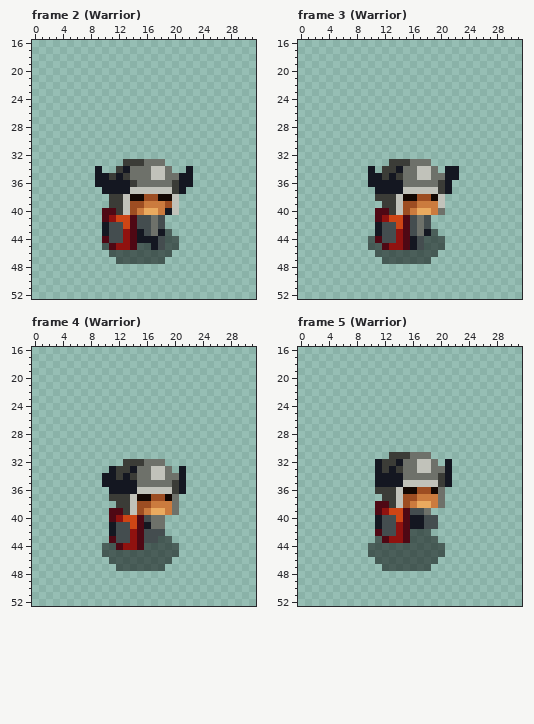
Two states of a pixel-art file, Untitled/Enemies/Undead/Skeletons.aseprite. Above: the version before the commit.
99x53 pixels, 17 frames. Shown: frame 2 (Warrior): x 0..31, y 16..52; frame 3 (Warrior): x 0..31, y 16..52; frame 4 (Warrior): x 0..31, y 16..52; frame 5 (Warrior): x 0..31, y 16..52. The commit also changed other frames, which this record leaves out.
New version:
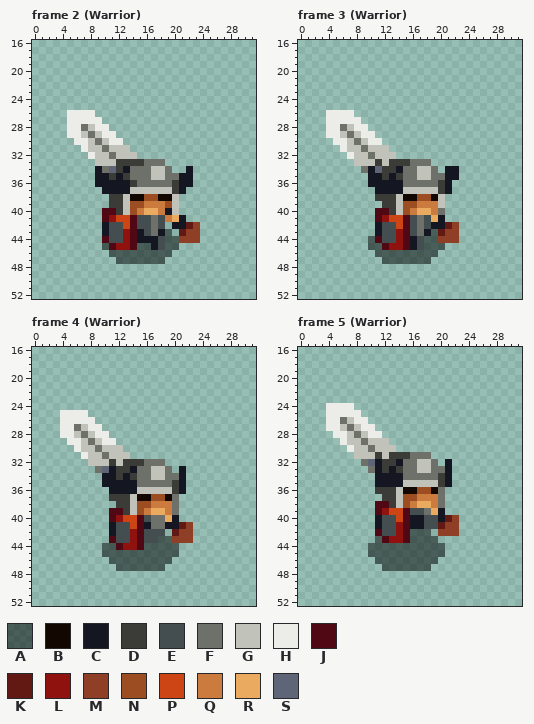
Palette (. is transparent): A #00000080  B #130702  C #141721  D #3b3c37  E #444d4f  F #6e716a  G #c1c2ba  H #ecece9  J #4f0814  K #621913  L #90120f  M #8f3f25  N #9d4d22  P #ce4515  Q #cb7b3e  R #eaaa5f  S #5e6576
Edits made:
{"change": "layer \"Weapon\" now shown"}
{"where": "frame 2 (Warrior), layer \"Weapon\""}
{"frame":2,"y":26,"x":5,"old":"....","new":"HHHH"}
{"frame":2,"y":27,"x":5,"old":".....","new":"HHHHH"}
{"frame":2,"y":28,"x":5,"old":"......","new":"HHFGHH"}
{"frame":2,"y":29,"x":5,"old":".......","new":"HHGFGHH"}
{"frame":2,"y":30,"x":6,"old":".......","new":"HHGFGHH"}
{"frame":2,"y":31,"x":7,"old":".......","new":"HGGFGGG"}
{"frame":2,"y":32,"x":8,"old":".......","new":"HGGFGGG"}
{"frame":2,"y":33,"x":9,"old":"....","new":"GGGD"}
{"frame":2,"y":34,"x":10,"old":"..","new":"FS"}
{"frame":2,"y":41,"x":19,"old":"...","new":"QRC"}
{"frame":2,"y":42,"x":20,"old":"....","new":"CCKM"}
{"frame":2,"y":43,"x":21,"old":"...","new":"KMM"}
{"frame":2,"y":44,"x":21,"old":"...","new":"MMM"}
{"where": "frame 3 (Warrior), layer \"Weapon\""}
{"frame":3,"y":26,"x":4,"old":"....","new":"HHHH"}
{"frame":3,"y":27,"x":4,"old":".....","new":"HHHHH"}
{"frame":3,"y":28,"x":4,"old":"......","new":"HHFGHH"}
{"frame":3,"y":29,"x":4,"old":".......","new":"HHGFGHH"}
{"frame":3,"y":30,"x":5,"old":".......","new":"HHGFGHH"}
{"frame":3,"y":31,"x":6,"old":".......","new":"HGGFGGG"}
{"frame":3,"y":32,"x":7,"old":".......","new":"HGGFGGG"}
{"frame":3,"y":33,"x":8,"old":".....","new":"GGGDG"}
{"frame":3,"y":34,"x":9,"old":".","new":"F"}
{"frame":3,"y":34,"x":11,"old":".","new":"S"}
{"frame":3,"y":41,"x":19,"old":"..","new":"RC"}
{"frame":3,"y":42,"x":19,"old":"....","new":"CCKM"}
{"frame":3,"y":43,"x":20,"old":"...","new":"KMM"}
{"frame":3,"y":44,"x":20,"old":"A..","new":"MMM"}
{"where": "frame 4 (Warrior), layer \"Weapon\""}
{"frame":4,"y":25,"x":4,"old":"....","new":"HHHH"}
{"frame":4,"y":26,"x":4,"old":".....","new":"HHHHH"}
{"frame":4,"y":27,"x":4,"old":"......","new":"HHFGHH"}
{"frame":4,"y":28,"x":4,"old":".......","new":"HHGFGHH"}
{"frame":4,"y":29,"x":5,"old":".......","new":"HHGFGHH"}
{"frame":4,"y":30,"x":6,"old":".......","new":"HGGFGGG"}
{"frame":4,"y":31,"x":7,"old":".......","new":"HGGFGGG"}
{"frame":4,"y":32,"x":8,"old":".....","new":"GGGDG"}
{"frame":4,"y":33,"x":9,"old":"..","new":"FS"}
{"frame":4,"y":40,"x":19,"old":"..","new":"RC"}
{"frame":4,"y":41,"x":19,"old":"....","new":"CCKM"}
{"frame":4,"y":42,"x":20,"old":"...","new":"KMM"}
{"frame":4,"y":43,"x":20,"old":"...","new":"MMM"}
{"where": "frame 5 (Warrior), layer \"Weapon\""}
{"frame":5,"y":24,"x":4,"old":"....","new":"HHHH"}
{"frame":5,"y":25,"x":4,"old":".....","new":"HHHHH"}
{"frame":5,"y":26,"x":4,"old":"......","new":"HHFGHH"}
{"frame":5,"y":27,"x":4,"old":".......","new":"HHGFGHH"}
{"frame":5,"y":28,"x":5,"old":".......","new":"HHGFGHH"}
{"frame":5,"y":29,"x":6,"old":".......","new":"HGGFGGG"}
{"frame":5,"y":30,"x":7,"old":".......","new":"HGGFGGG"}
{"frame":5,"y":31,"x":8,"old":".....","new":"GGGDG"}
{"frame":5,"y":32,"x":9,"old":"..","new":"FS"}
{"frame":5,"y":33,"x":10,"old":".","new":"F"}
{"frame":5,"y":39,"x":19,"old":"..","new":"RC"}
{"frame":5,"y":40,"x":20,"old":"...","new":"CKM"}
{"frame":5,"y":41,"x":20,"old":"...","new":"KMM"}
{"frame":5,"y":42,"x":20,"old":"...","new":"MMM"}
